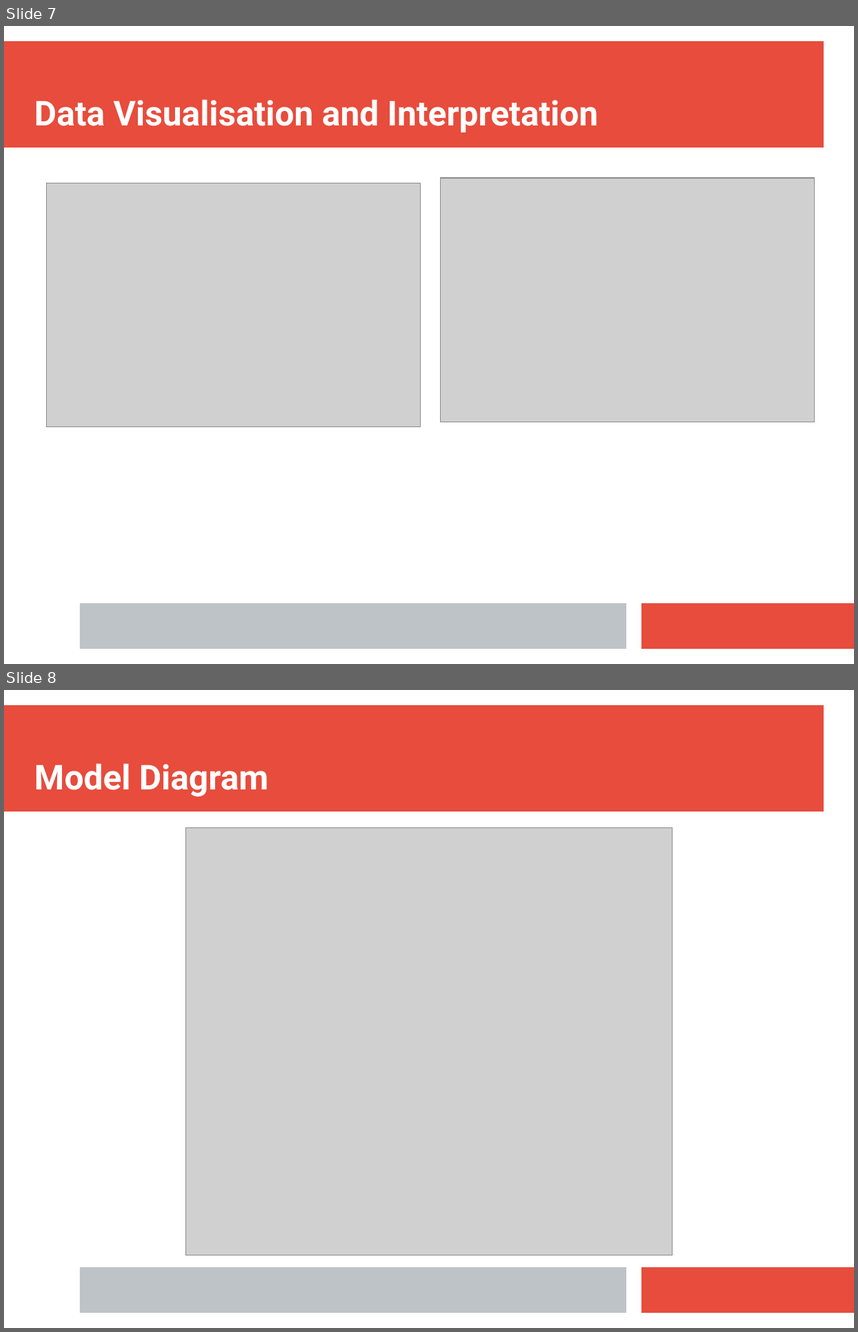
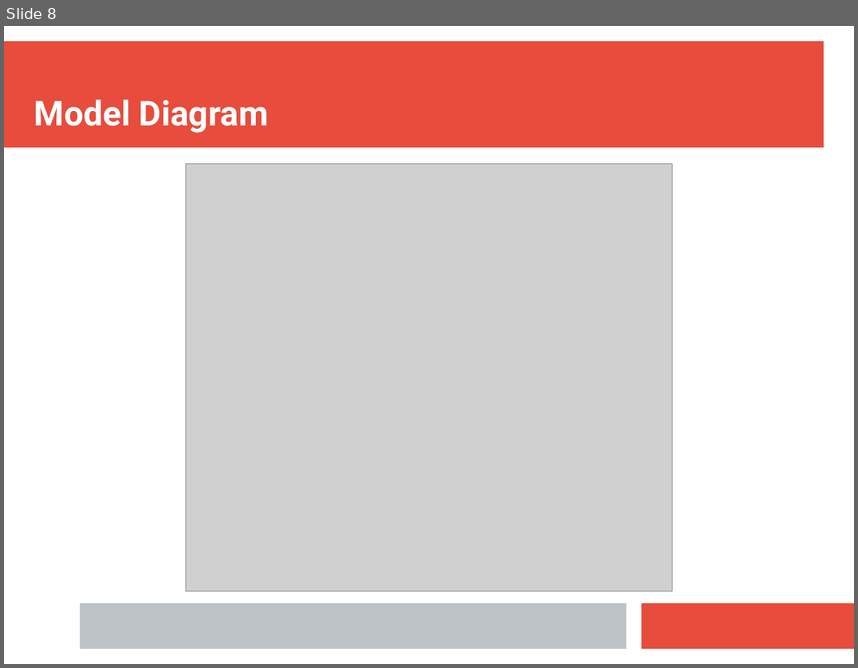
Before and after one commit to tim-kirkbride/BayesianAssignment, a slide deck: Presentation.pptx. Shown one above the other, each under a label of ours: slides 7 and 8 before the commit, slide 8 after it. The pictures are 858x1332 and 858x668 pixels, drawn with LibreOffice and Linux fonts; fonts in the diff are those of the drawing; grey boxes stand for pictures. Boxes give left, top, right and bottom in pixels: in the first picture for what was removed or moved away, otherwise in the second. Text is boxed around its words. In the diff, an @@ line names an element or a change of style, - is before the commit and + after.

Commit message:
presentation intro and visualisation interpretations

```diff
--- a/Presentation.pptx
+++ b/Presentation.pptx
@@ slide 7 removed at (4,26,854,664), background #FFFFFF; not listed: 3 template elements that a slide beside it also shows @@
@@ text removed at (34,99,599,132) @@
-Data Visualisation and Interpretation
@@ picture removed at (46,183,421,427) @@
@@ picture removed at (441,178,815,422) @@
```
Also in this commit, not shown: 2 slides changed, 5 slides added, 4 other slides removed.
